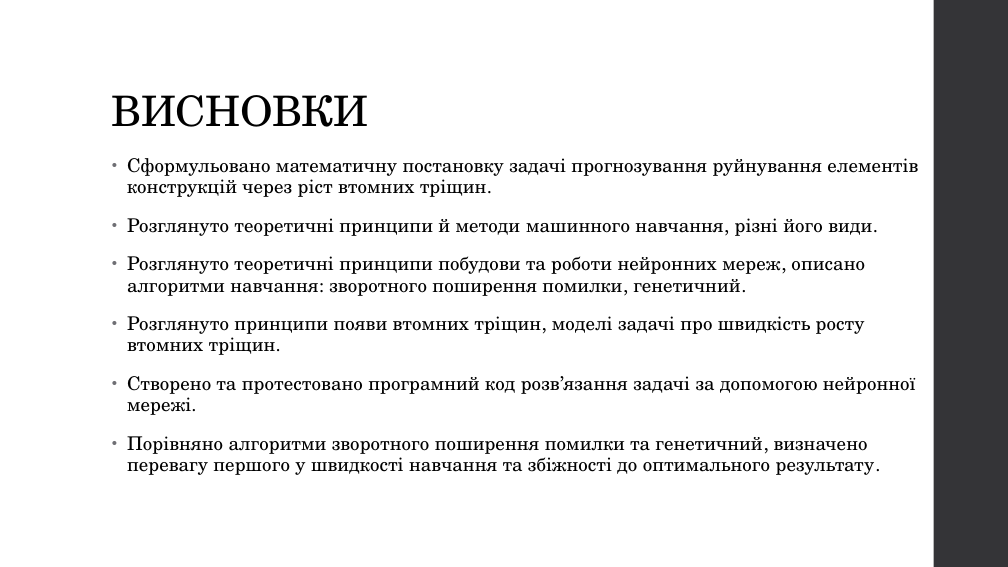
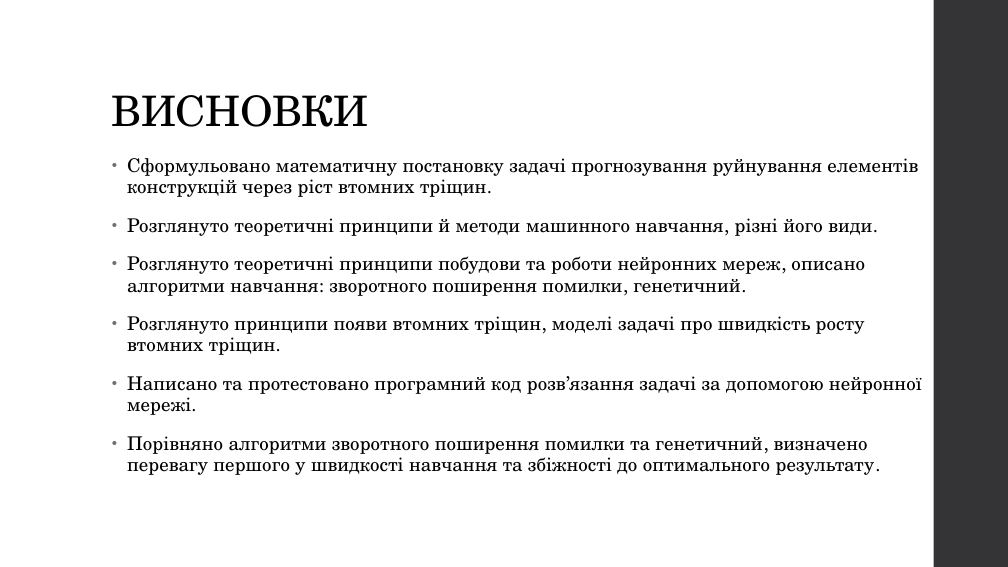
Before and after one commit to Romchyk-S/Thesis, a slide deck: slide 10 of Застосування методів машинного навчання для прогнозування елементів конструкцій.pptx. Drawn at 1008x567 pixels with LibreOffice and Linux fonts; fonts in the diff are those of the drawing. Boxes give left, top, right and bottom in pixels: in the first picture for what was removed or moved away, otherwise in the second. Text is boxed around its words. In the diff, an @@ line names an element or a change of style, - is before the commit and + after.

```diff
--- a/Застосування методів машинного навчання для прогнозування елементів конструкцій.pptx
+++ b/Застосування методів машинного навчання для прогнозування елементів конструкцій.pptx
@@ text at (127,376,922,415): text changed @@
-• Створено та протестовано програмний код розв’язання задачі за допомогою нейронної мережі.
+• Написано та протестовано програмний код розв’язання задачі за допомогою нейронної мережі.
```
Also in this commit, not shown: 5 other slides changed, 14 other files.
